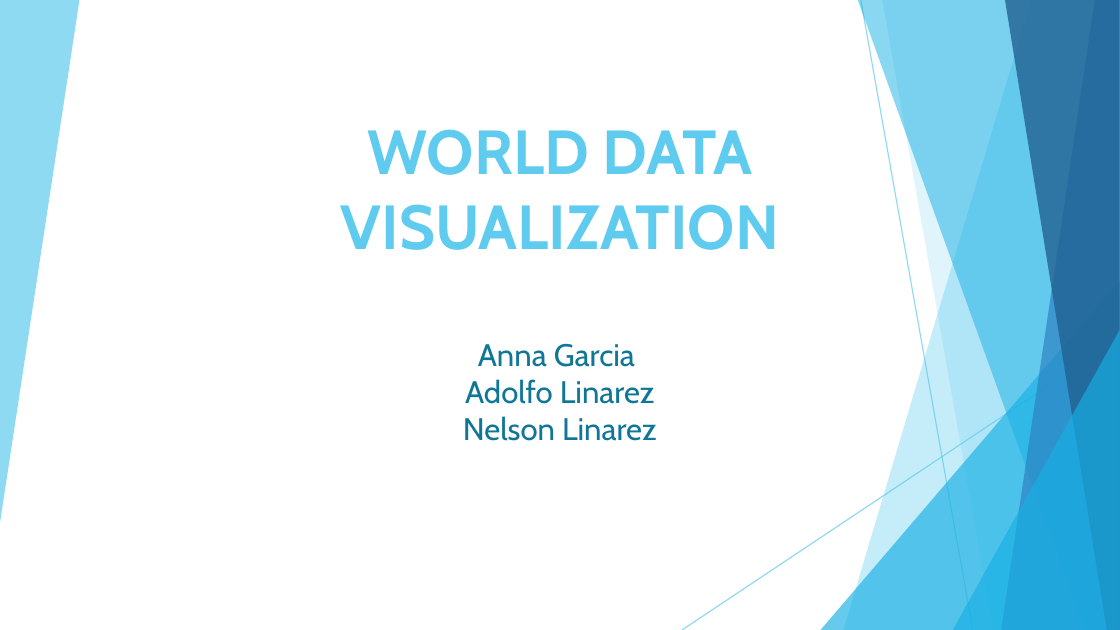
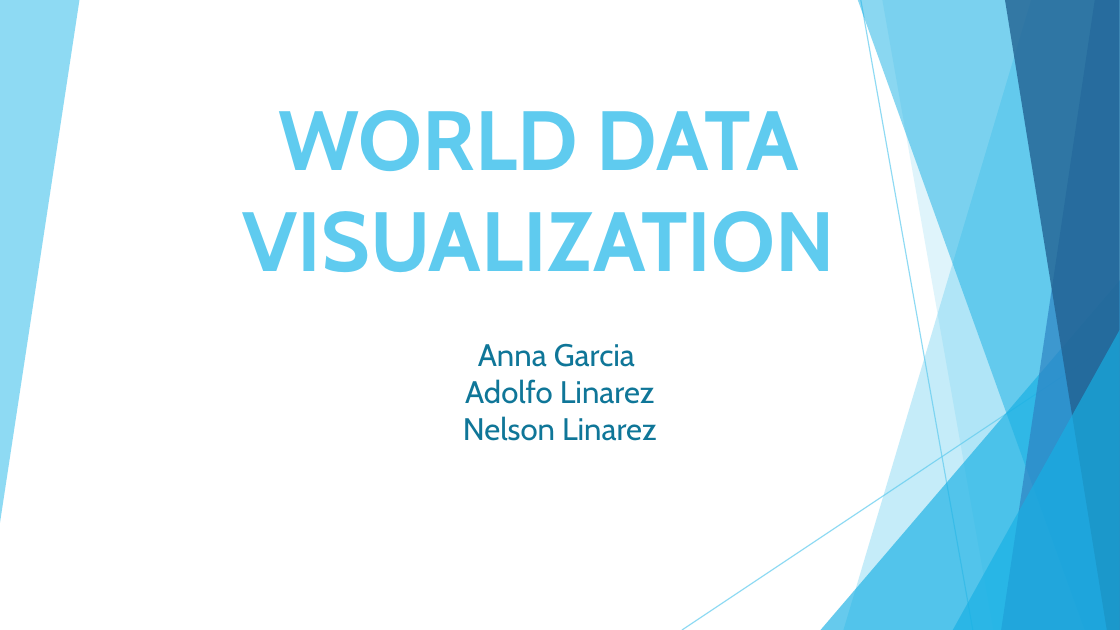
Before and after one commit to nelsonalb/World_Population-Project-3, a slide deck: slide 1 of Project 3- World Data Population.pptx. Drawn at 1120x630 pixels with LibreOffice and Linux fonts; fonts in the diff are those of the drawing. Boxes give left, top, right and bottom in pixels: in the first picture for what was removed or moved away, otherwise in the second. Text is boxed around its words. In the diff, an @@ line names an element or a change of style, - is before the commit and + after.

```diff
--- a/Project 3- World Data Population.pptx
+++ b/Project 3- World Data Population.pptx
@@ title "WORLD DATA VISUALIZATION": place and size @@
-title "WORLD DATA VISUALIZATION" at (341,129,779,250)
+title "WORLD DATA VISUALIZATION" at (242,110,834,272)
@@ title "WORLD DATA VISUALIZATION" at (242,110,834,272): size 40 to 54 pt @@
```
Also in this commit, not shown: 7 other slides changed, 3 slides added, 2 slides removed.
